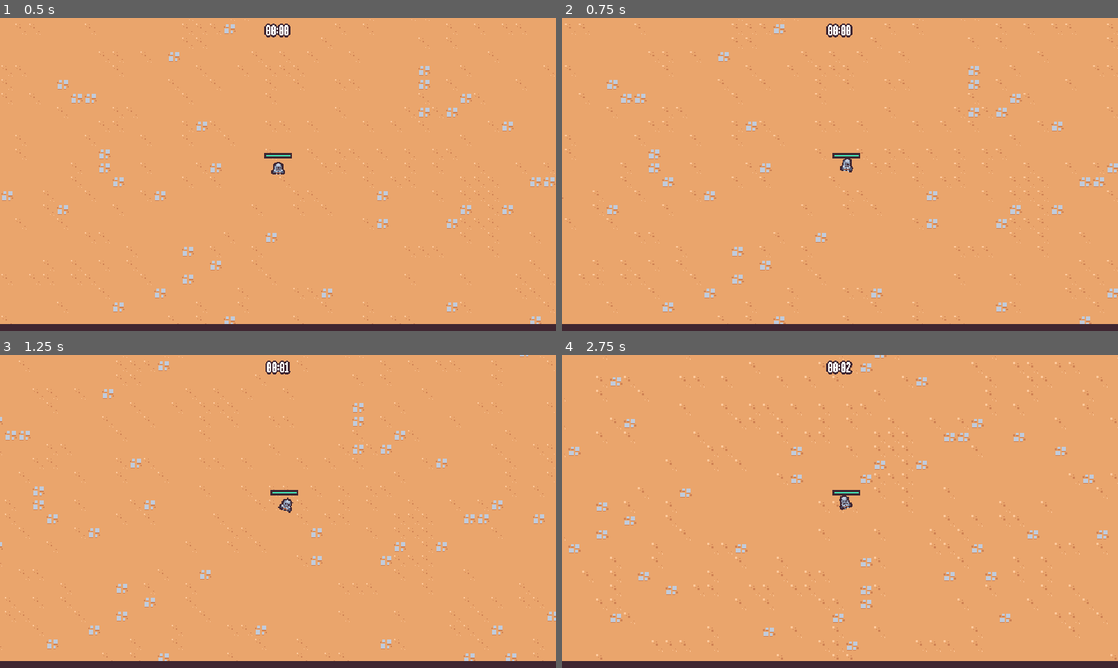
Above: before the commit, frames 1-4 (two rows, left to right).
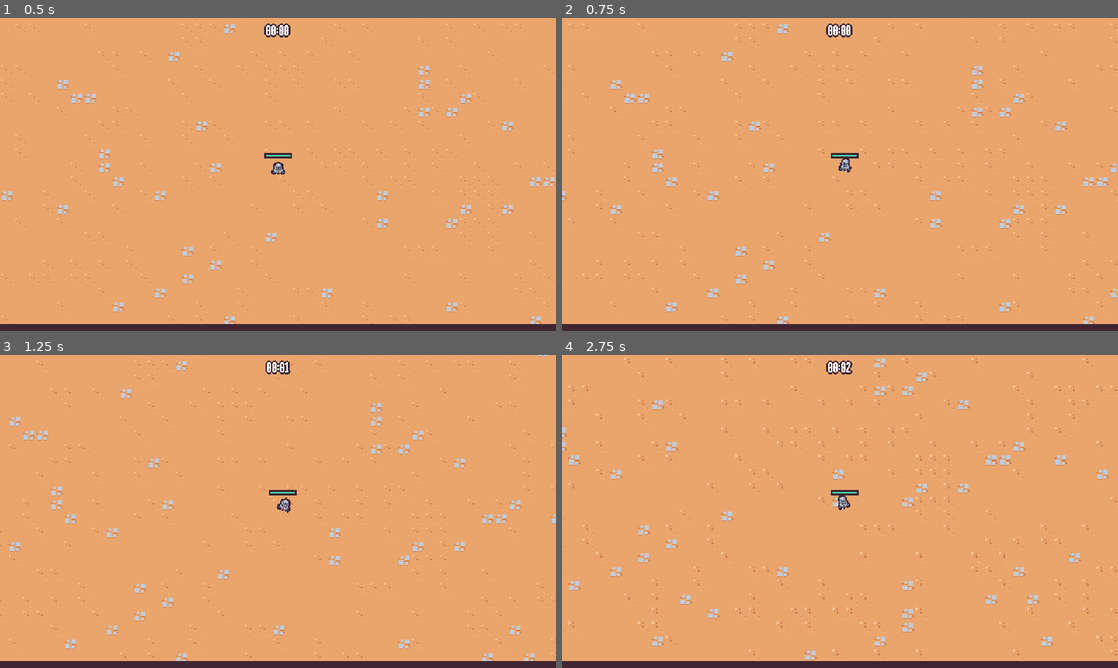
Above: after the commit, the same moments.

Repository: jrenato/dungeon_survival
Game: Godot game, scene res://src/world/levels/level.tscn
Same seed, same stepped clock (60 frames per second), same inputs: the game is played once before the commit and once after it.
Inputs (mouse positions are in pixels of both pictures, inside the frame that each line leads up to):
- Up to frame 1 (0.5 s): no input
- Up to frame 2 (0.75 s): tap Enter at 0.5 s; move the mouse to (962, 158) at 0.52 s; press the mouse at (962, 158) at 0.53 s; hold D (move_right) from 0.53 s (still down)
- Up to frame 3 (1.25 s): keep holding D (move_right)
- Up to frame 4 (2.75 s): move the mouse to (728, 527) at 1.27 s; release D (move_right) at 1.28 s; release the mouse at (728, 527) at 1.28 s; hold S (move_down) 1.28-2.03 s; click (728, 527) at 1.35 s; move the mouse to (895, 442) at 2.02 s; press the mouse at (895, 442) at 2.03 s; hold D (move_right) from 2.03 s (still down)

Frame 1 is identical in both runs. In frame 2, 3.6% of the frame differs, in the area x 0-100%, y 0-98%; in frame 3, 4.4%; in frame 4, 5.7%.

Commit message:
Added player move speed upgrade

Diff:
--- /dev/null
+++ b/resources/upgrades/player_speed.tres
@@ -0,0 +1,10 @@
+[gd_resource type="Resource" script_class="AbilityUpgrade" load_steps=2 format=3 uid="uid://bn4jjk11b1276"]
+
+[ext_resource type="Script" path="res://resources/upgrades/ability_upgrade.gd" id="1_dd5eu"]
+
+[resource]
+script = ExtResource("1_dd5eu")
+id = "player_speed"
+max_level = 2
+name = "Move Speed"
+description = "Increases player movement by 10%."
--- a/src/player/managers/upgrade_manager.gd
+++ b/src/player/managers/upgrade_manager.gd
@@ -3,7 +3,6 @@
 
 @export var experience_manager : ExperienceManager
 @export var upgrade_screen_scene : PackedScene
-
 
 var upgrade_pool : WeightedTable = WeightedTable.new()
 var current_upgrades : Dictionary = {}
@@ -12,13 +11,14 @@
 var upgrade_axe_damage : AbilityUpgrade = preload("res://resources/upgrades/axe_damage.tres")
 var upgrade_sword_rate : AbilityUpgrade = preload("res://resources/upgrades/sword_rate.tres")
 var upgrade_sword_damage : AbilityUpgrade = preload("res://resources/upgrades/sword_damage.tres")
-
+var upgrade_player_speed : AbilityUpgrade = preload("res://resources/upgrades/player_speed.tres")
 
 
 func _ready() -> void:
 	upgrade_pool.add_item(upgrade_axe, 10)
 	upgrade_pool.add_item(upgrade_sword_rate, 10)
 	upgrade_pool.add_item(upgrade_sword_damage, 10)
+	upgrade_pool.add_item(upgrade_player_speed, 5)
 
 	experience_manager.level_up.connect(_on_level_up)
 
--- a/src/player/player.gd
+++ b/src/player/player.gd
@@ -12,9 +12,11 @@
 
 
 var number_of_colliding_bodies : int = 0
-
+var base_speed : int = 0
 
 func _ready() -> void:
+	base_speed = velocity_component.max_speed
+
 	damage_area_2d.body_entered.connect(_on_body_entered)
 	damage_area_2d.body_exited.connect(_on_body_exited)
 	damage_interval_timer.timeout.connect(_on_damage_interval_timer_timeout)
@@ -73,8 +75,8 @@
 
 
 func _on_ability_upgraded(upgrade : AbilityUpgrade, current_upgrades : Dictionary) -> void:
-	if not upgrade is Ability:
-		return
-
-	var ability : Ability = upgrade as Ability
-	abilities.add_child(ability.ability_controller_scene.instantiate())
+	if upgrade is Ability:
+		var ability : Ability = upgrade as Ability
+		abilities.add_child(ability.ability_controller_scene.instantiate())
+	elif upgrade.id == "player_speed":
+		velocity_component.max_speed = base_speed + (base_speed * current_upgrades["player_speed"]["level"] * 0.1)
--- a/src/player/player.tscn
+++ b/src/player/player.tscn
@@ -113,7 +113,7 @@
 }
 
 [node name="VelocityComponent" parent="." instance=ExtResource("2_qbjip")]
-max_speed = 125
+max_speed = 90
 acceleration = 25.0
 
 [node name="HealthComponent" parent="." instance=ExtResource("3_ibqgm")]
